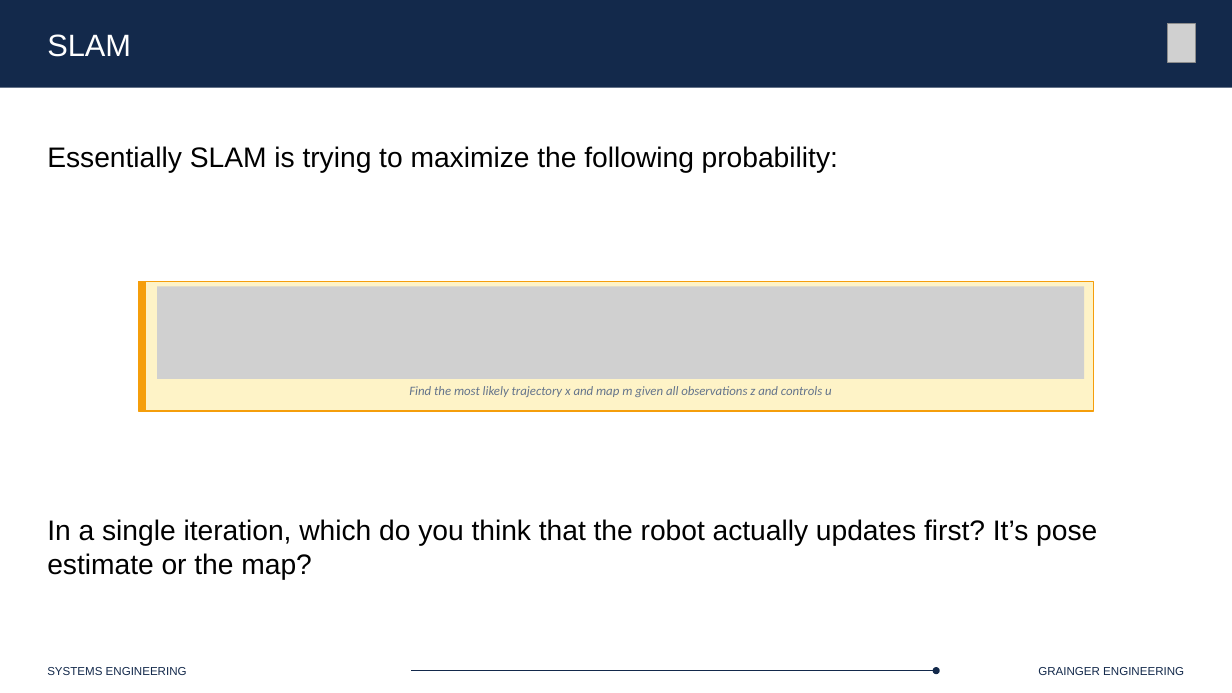
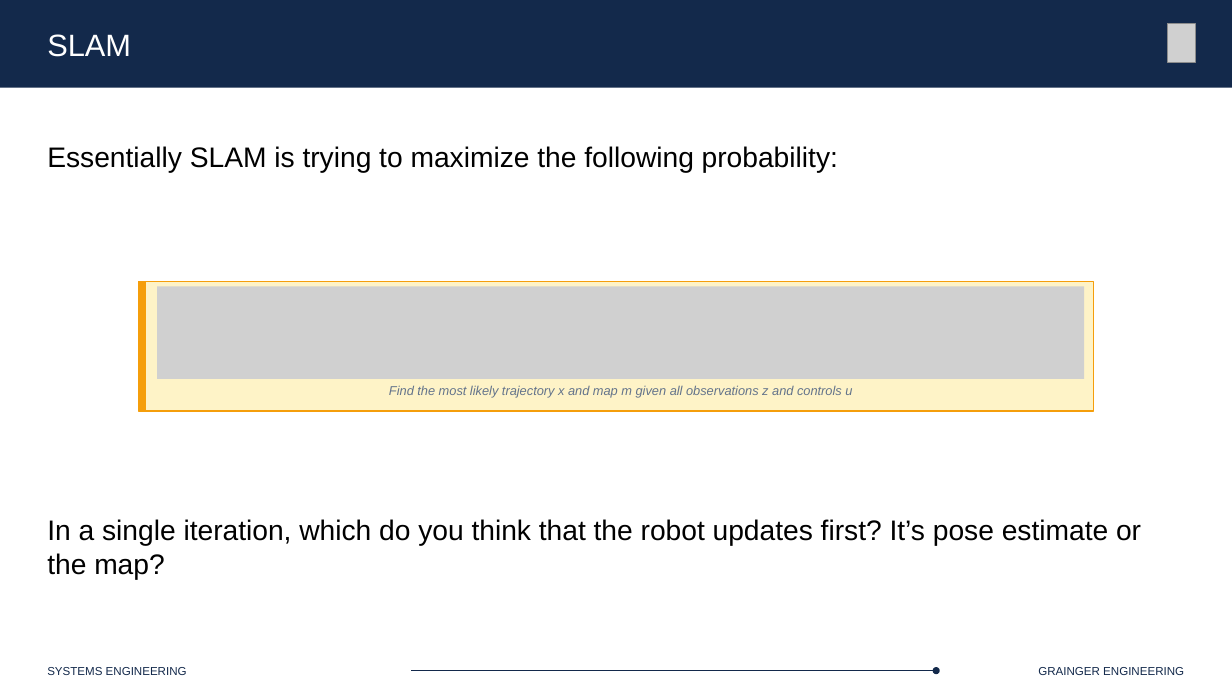
Before and after one commit to Marius-Juston/SE-423---Class-Material, a slide deck: slide 12 of Lectures/Slides/L24-25.pptx. Drawn at 1232x693 pixels with LibreOffice and Linux fonts; fonts in the diff are those of the drawing; grey boxes stand for pictures. Boxes give left, top, right and bottom in pixels: in the first picture for what was removed or moved away, otherwise in the second. Text is boxed around its words. In the diff, an @@ line names an element or a change of style, - is before the commit and + after.

```diff
--- a/Lectures/Slides/L24-25.pptx
+++ b/Lectures/Slides/L24-25.pptx
@@ text "Find the most likely trajectory ..." at bbox=[389, 385, 852, 398]: font Calibri to Arial @@
@@ text at bbox=[47, 519, 1141, 580]: text changed @@
-In a single iteration, which do you think that the robot actually updates first? It’s pose estimate or the map?
+In a single iteration, which do you think that the robot updates first? It’s pose estimate or the map?
```
Also in this commit, not shown: 42 slides added.
